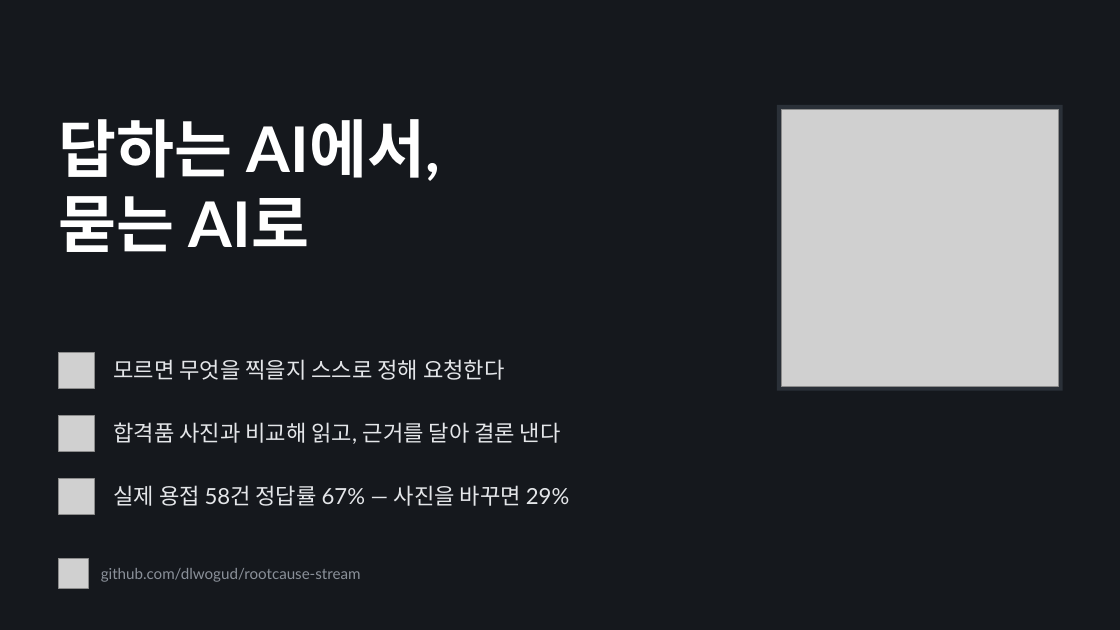
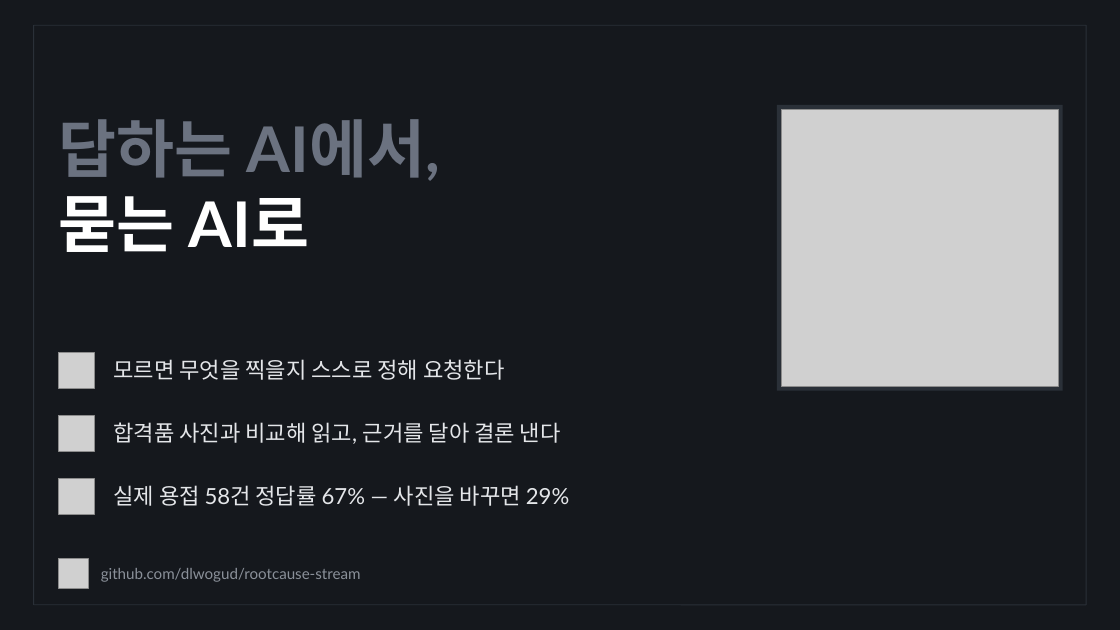
Before and after one commit to dlwogud/rootcause-stream, a slide deck: slide 13 of deck/RootCause_Stream_발표자료.pptx. Drawn at 1120x630 pixels with LibreOffice and Linux fonts; fonts in the diff are those of the drawing; grey boxes stand for pictures. Boxes give left, top, right and bottom in pixels: in the first picture for what was removed or moved away, otherwise in the second. Text is boxed around its words. In the diff, an @@ line names an element or a change of style, - is before the commit and + after.

```diff
--- a/deck/RootCause_Stream_발표자료.pptx
+++ b/deck/RootCause_Stream_발표자료.pptx
@@ line added from (34, 25) to (34, 605), #2A3038 0.75 pt @@
@@ line added from (34, 25) to (1086, 25), #2A3038 0.75 pt @@
@@ line added from (1086, 25) to (1086, 605), #2A3038 0.75 pt @@
@@ text at (x1=59, y1=119, x2=440, y2=252): text changed; text colour #FFFFFF to #6B7280 @@
-답하는 AI에서,
-묻는 AI로
+답하는 AI에서,
+묻는 AI로
@@ line added from (34, 605) to (1086, 605), #2A3038 0.75 pt @@
```
Also in this commit, not shown: 15 other slides changed, 8 other files.
